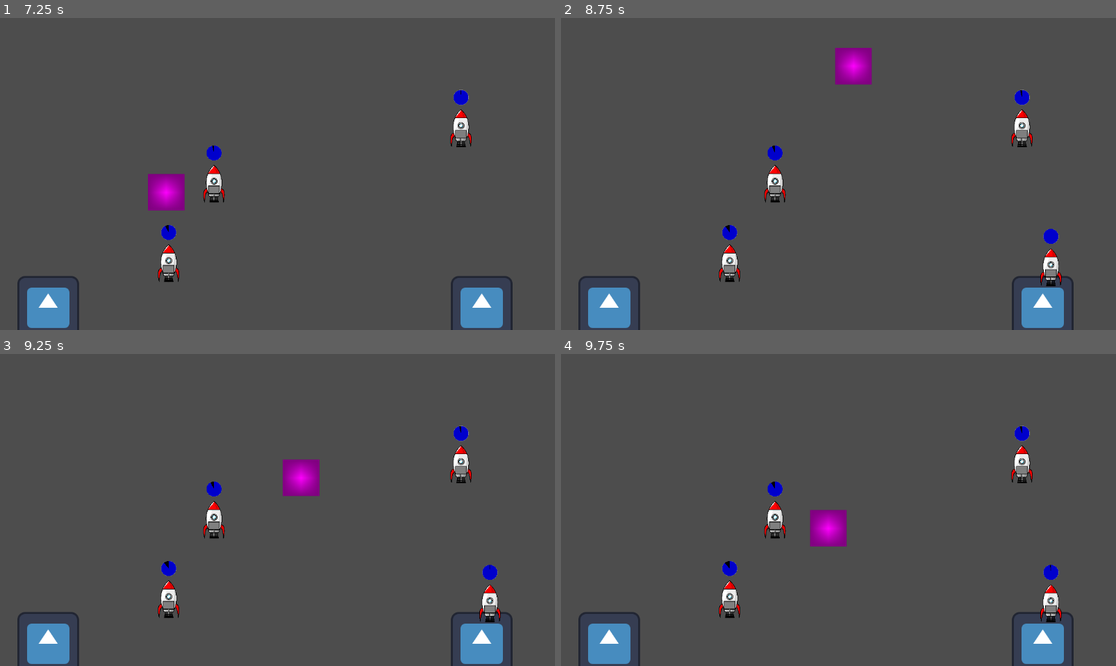
Above: before the commit, frames 1-4 (two rows, left to right).
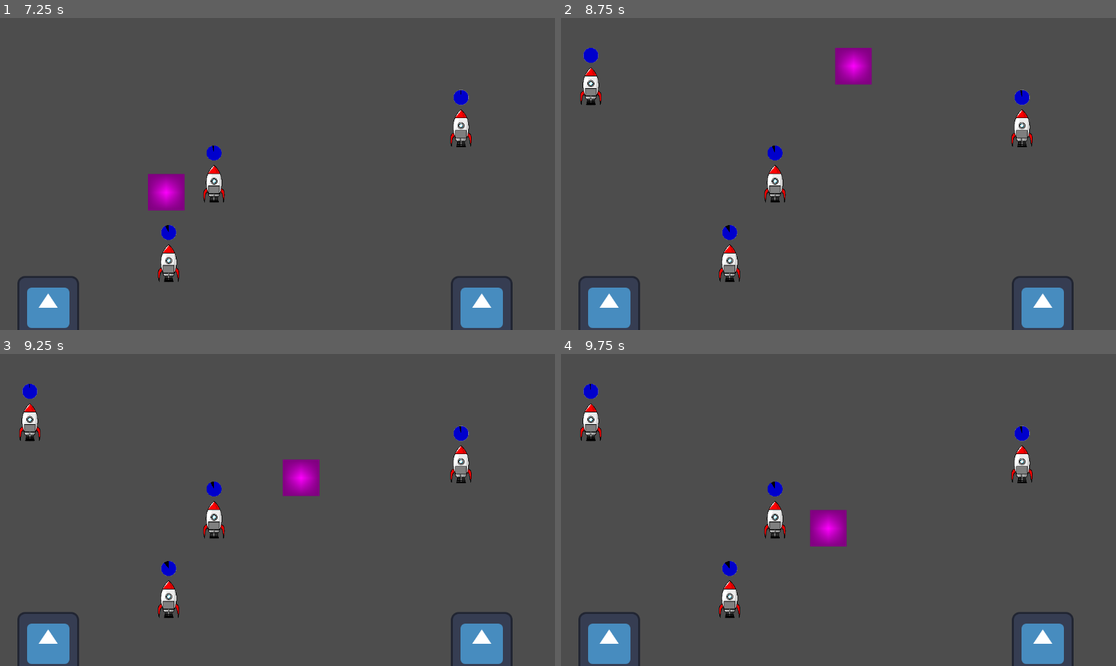
Above: after the commit, the same moments.

Repository: kylekolp/GMTKGameJam2026
Game: Godot game, scene res://src/core/MainGame.tscn
The game is run twice, just before and just after one commit, with the same random seed, the same clock (stepped at 60 frames per second) and the same inputs. The engine's default icon, where the game draws it, is replaced by a stand-in: a white triangle on a blue panel in a dark square. Sound files missing from this copy of the repository are replaced by a short silence.
Inputs (mouse positions are in pixels of both pictures, inside the frame that each line leads up to):
- Up to frame 1 (7.25 s): click "Start Game" at 0.5 s; tap Enter at 1.25 s; move the mouse to (399, 158) at 1.27 s; hold D (Move_Right) 1.28-2.03 s; move the mouse to (166, 189) at 2.02 s; hold S (Move_Down) 2.03-2.78 s; move the mouse to (333, 105) at 2.77 s; hold D (Move_Right) 2.78-3.53 s; move the mouse to (249, 236) at 3.52 s; hold W (Move_Up) 3.53-4.28 s; move the mouse to (444, 220) at 4.27 s; hold A (Move_Left) 4.28-5.78 s; move the mouse to (111, 127) at 5.02 s; move the mouse to (305, 174) at 5.77 s; hold S (Move_Down) 5.78-6.53 s; move the mouse to (194, 96) at 6.52 s; hold D (Move_Right) from 6.53 s (still down)
- Up to frame 2 (8.75 s): move the mouse to (960, 158) at 7.27 s; release D (Move_Right) at 7.28 s; hold W (Move_Up) 7.28-8.03 s; move the mouse to (727, 189) at 8.02 s; hold D (Move_Right) from 8.03 s (still down)
- Up to frame 3 (9.25 s): move the mouse to (333, 441) at 8.77 s; release D (Move_Right) at 8.78 s; hold S (Move_Down) from 8.78 s (still down)
- Up to frame 4 (9.75 s): move the mouse to (810, 572) at 9.52 s; release S (Move_Down) at 9.53 s; hold A (Move_Left) from 9.53 s (still down)

Frame 1 is identical in both runs. In frame 2, 0.8% of the frame differs, in the area x 3-91%, y 9-86%; in frame 3, 0.8%; in frame 4, 0.8%.

Commit message:
do not spawn rockets on other rockets or fire

Diff:
--- a/src/gameplay/entities/Fire/Entity_Fire.tscn
+++ b/src/gameplay/entities/Fire/Entity_Fire.tscn
@@ -6,7 +6,7 @@
 [sub_resource type="RectangleShape2D" id="RectangleShape2D_m1v16"]
 size = Vector2(77, 78)
 
-[node name="EntityFire" type="Node2D" unique_id=1191729301]
+[node name="EntityFire" type="Node2D" unique_id=1191729301 groups=["Fire"]]
 z_index = 1
 script = ExtResource("1_fej27")
 
--- a/src/levels/Level1.gd
+++ b/src/levels/Level1.gd
@@ -1,12 +1,15 @@
 extends Level
 
 @export var rocket_spawn_interval: float = 2.0
+@export var failed_rocket_spawn_interval: float = 0.1
 
 @onready var rocket_spawn_timer: Timer = $RocketSpawnTimer
 @onready var rocket_spawn_area_top_left: Marker2D = $SpawnAreaTopLeft
 @onready var rocket_spawn_area_bottom_right: Marker2D = $SpawnAreaBottomRight
 
 var rocket_spawn_area: Rect2
+@export var min_distance_from_fire: float = 150.0
+@export var min_distance_from_rocket: float = 80.0
 
 func _ready() -> void:
 	SignalBus.LoadEntity.emit(UIDCatalog.Entity_Player, Vector2(100,100), self)
@@ -18,11 +21,24 @@
 		rocket_spawn_area_bottom_right.position - rocket_spawn_area_top_left.position
 	)
 
-	rocket_spawn_timer.start()
+	rocket_spawn_timer.start(rocket_spawn_interval)
 
 func _on_rocket_spawn_timer_timeout() -> void:
-	var rocket_spawn_position := Vector2(
+	var candidate_position := Vector2(
 		randf_range(rocket_spawn_area.position.x, rocket_spawn_area.end.x),
 		randf_range(rocket_spawn_area.position.y, rocket_spawn_area.end.y)
 	)
-	SignalBus.LoadEntity.emit(UIDCatalog.Entity_Rocket, rocket_spawn_position, self)
+
+	for group in ["Fire", "Rocket"]:
+		if not _is_far_enough_from_group(candidate_position, group, min_distance_from_fire):
+			rocket_spawn_timer.start(failed_rocket_spawn_interval)
+			return
+
+	SignalBus.LoadEntity.emit(UIDCatalog.Entity_Rocket, candidate_position, self)
+	rocket_spawn_timer.start(rocket_spawn_interval)
+
+func _is_far_enough_from_group(position: Vector2, group: StringName, min_distance: float) -> bool:
+	for node in get_tree().get_nodes_in_group(group):
+		if position.distance_to(node.global_position) < min_distance:
+			return false
+	return true
--- a/src/levels/Level1.tscn
+++ b/src/levels/Level1.tscn
@@ -7,6 +7,7 @@
 
 [node name="RocketSpawnTimer" type="Timer" parent="." unique_id=454984310]
 wait_time = 2.0
+one_shot = true
 
 [node name="SpawnAreaTopLeft" type="Marker2D" parent="." unique_id=913642284]
 position = Vector2(10, 10)
